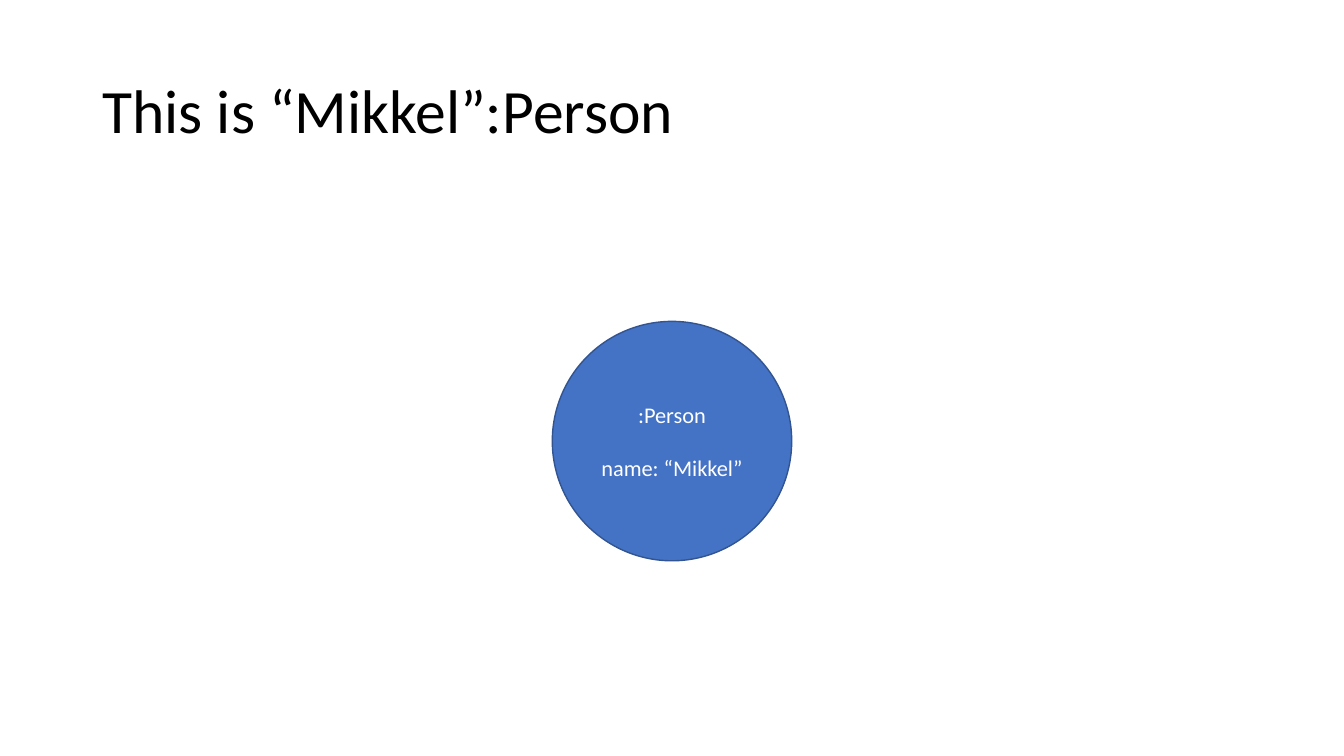
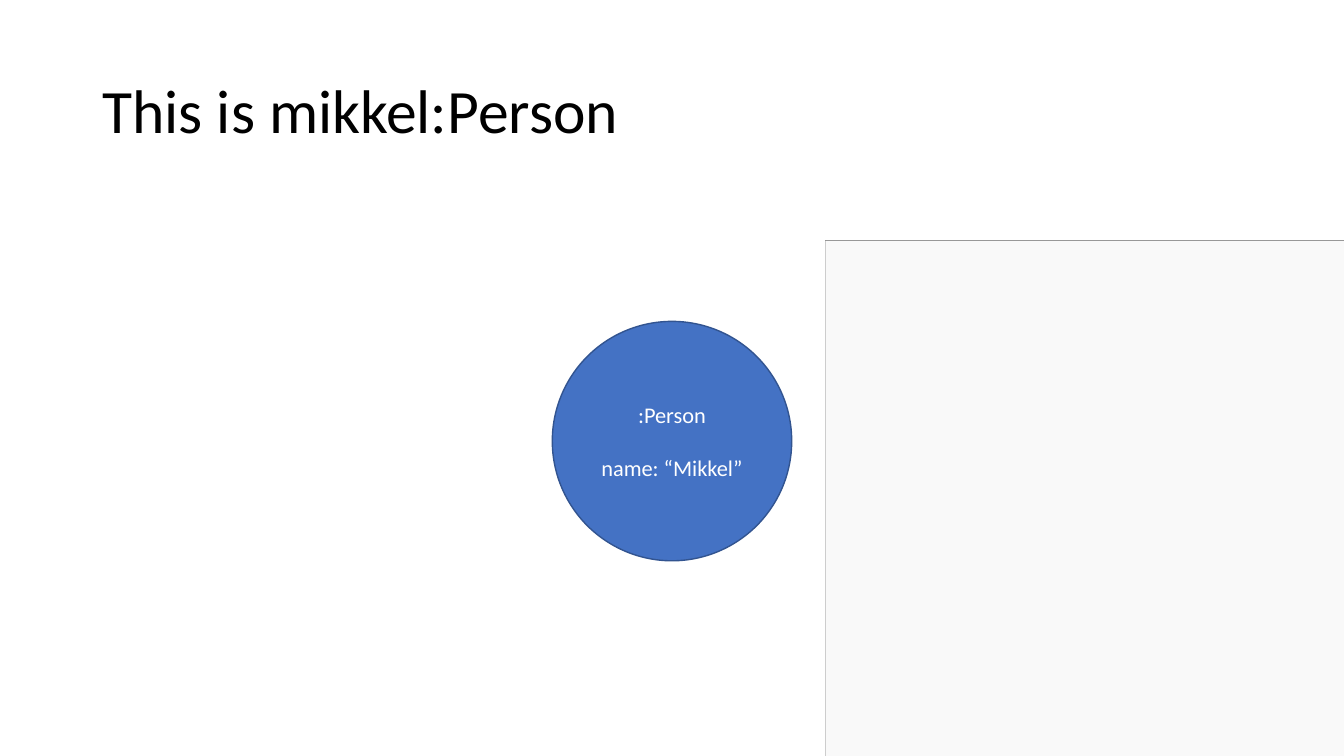
Before and after one commit to mikkelvalentinsorensen/MikValSor.GraphDBIntroTalk, a slide deck: slide 16 of Presentation.pptx (slide 17 before the commit). Drawn at 1344x756 pixels with LibreOffice and Linux fonts; fonts in the diff are those of the drawing; grey boxes stand for pictures. Boxes give left, top, right and bottom in pixels: in the first picture for what was removed or moved away, otherwise in the second. Text is boxed around its words. In the diff, an @@ line names an element or a change of style, - is before the commit and + after.

```diff
--- a/Presentation.pptx
+++ b/Presentation.pptx
@@ title at (102, 90, 618, 134): text changed @@
-This is “Mikkel”:Person
+This is mikkel:Person
@@ picture added at (826, 241, 1344, 756) @@
@@ rectangle added at (826, 241, 1344, 756), fill #FFFFFF at 89% opacity @@
```
Also in this commit, not shown: 22 other slides changed, 7 slides added, 2 slides removed.
